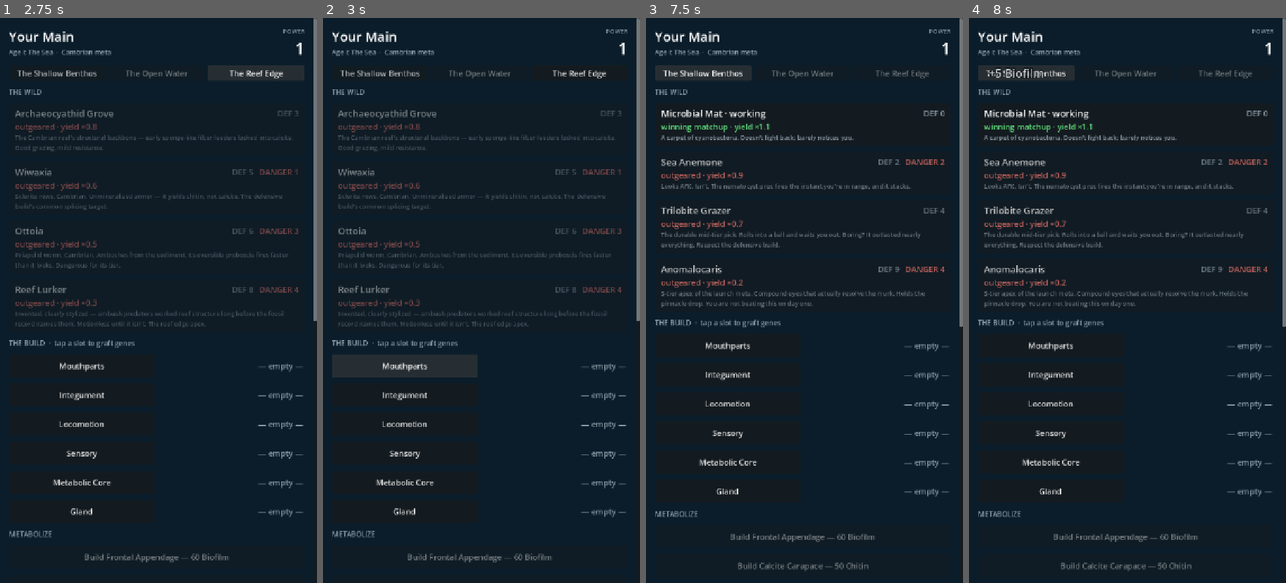
Above: before the commit, frames 1-4 (left to right).
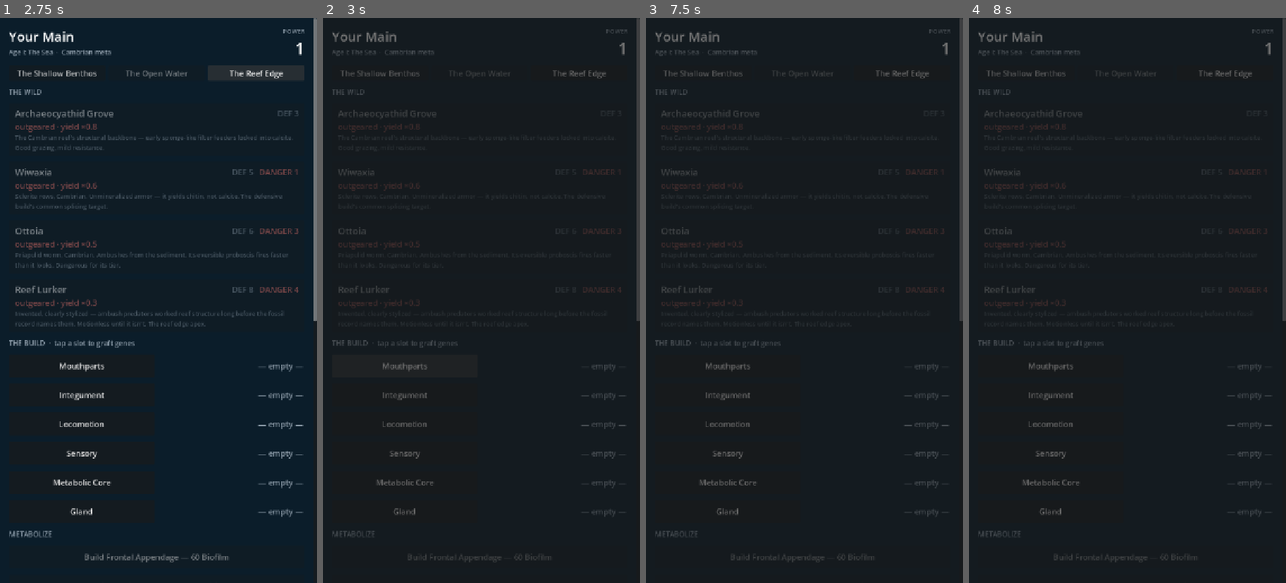
Above: after the commit, the same moments.

Repository: leonbzt/CradleOfLife
Game: Godot game, scene res://ui/main.tscn
Two runs of this game, one before a commit and one after it. Both use one fixed random seed, a clock stepped at 60 frames per second and the inputs below.
Inputs:
- Up to frame 1 (2.75 s): click "The Shallow Benthos" at 0.5 s; click "The Open Water" at 1.25 s; click "The Reef Edge" at 2 s
- Up to frame 2 (3 s): click "Mouthparts" at 2.75 s
- Up to frame 3 (7.5 s): click "Integument" at 3.5 s; click "Locomotion" at 4.25 s; click "Sensory" at 5 s; click "Metabolic Core" at 5.75 s; click "Gland" at 6.5 s; click "The Shallow Benthos" at 7.25 s
- Up to frame 4 (8 s): no input

Frame 1 is identical in both runs. In frame 2, 4.9% of the frame differs, in the area x 2-100%, y 0-97%; in frame 3, 8.4%, in the area x 2-100%, y 0-98%; in frame 4, 8.4%.

Commit message:
Fix graft sheet anchor: sheet now slides up from bottom of screen
PRESET_BOTTOM_WIDE sets anchor_top=1/offset_top=0, placing the sheet's
top at parent_height (entirely off-screen). Replaced with explicit
set_anchor_and_offset calls: SIDE_TOP at 1.0/-400 px, SIDE_BOTTOM at
1.0/0. Also wraps the affix list in a ScrollContainer so it handles
many options cleanly.

Co-Authored-By: Claude Sonnet 4.6 <noreply@anthropic.com>

Diff:
--- a/ui/main.gd
+++ b/ui/main.gd
@@ -301,13 +301,21 @@
 func _build_graft_sheet() -> Control:
 	var sheet := PanelContainer.new()
 	sheet.visible = false
-	sheet.set_anchors_preset(Control.PRESET_BOTTOM_WIDE)
-	sheet.size_flags_vertical = Control.SIZE_SHRINK_END
-	sheet.custom_minimum_size = Vector2(0, 400)
+	# anchor_top = 1, offset_top = -400 → top is 400px above parent bottom.
+	# anchor_bottom = 1, offset_bottom = 0 → bottom is flush with parent bottom.
+	sheet.set_anchor_and_offset(SIDE_LEFT, 0.0, 0.0)
+	sheet.set_anchor_and_offset(SIDE_RIGHT, 1.0, 0.0)
+	sheet.set_anchor_and_offset(SIDE_TOP, 1.0, -400.0)
+	sheet.set_anchor_and_offset(SIDE_BOTTOM, 1.0, 0.0)
+
+	var pad := MarginContainer.new()
+	for side in ["margin_left", "margin_right", "margin_top", "margin_bottom"]:
+		pad.add_theme_constant_override(side, 16)
+	sheet.add_child(pad)
 
 	var vbox := VBoxContainer.new()
 	vbox.add_theme_constant_override("separation", 8)
-	sheet.add_child(vbox)
+	pad.add_child(vbox)
 
 	var header := HBoxContainer.new()
 	vbox.add_child(header)
@@ -321,9 +329,16 @@
 	close_btn.pressed.connect(func() -> void: sheet.visible = false)
 	header.add_child(close_btn)
 
+	var list_scroll := ScrollContainer.new()
+	list_scroll.size_flags_vertical = Control.SIZE_EXPAND_FILL
+	list_scroll.horizontal_scroll_mode = ScrollContainer.SCROLL_MODE_DISABLED
+	vbox.add_child(list_scroll)
+
 	var list := VBoxContainer.new()
+	list.size_flags_horizontal = Control.SIZE_EXPAND_FILL
 	list.add_theme_constant_override("separation", 6)
-	vbox.add_child(list)
+	list_scroll.add_child(list)
+
 	sheet.set_meta("title_lbl", title_lbl)
 	sheet.set_meta("list", list)
 	return sheet
